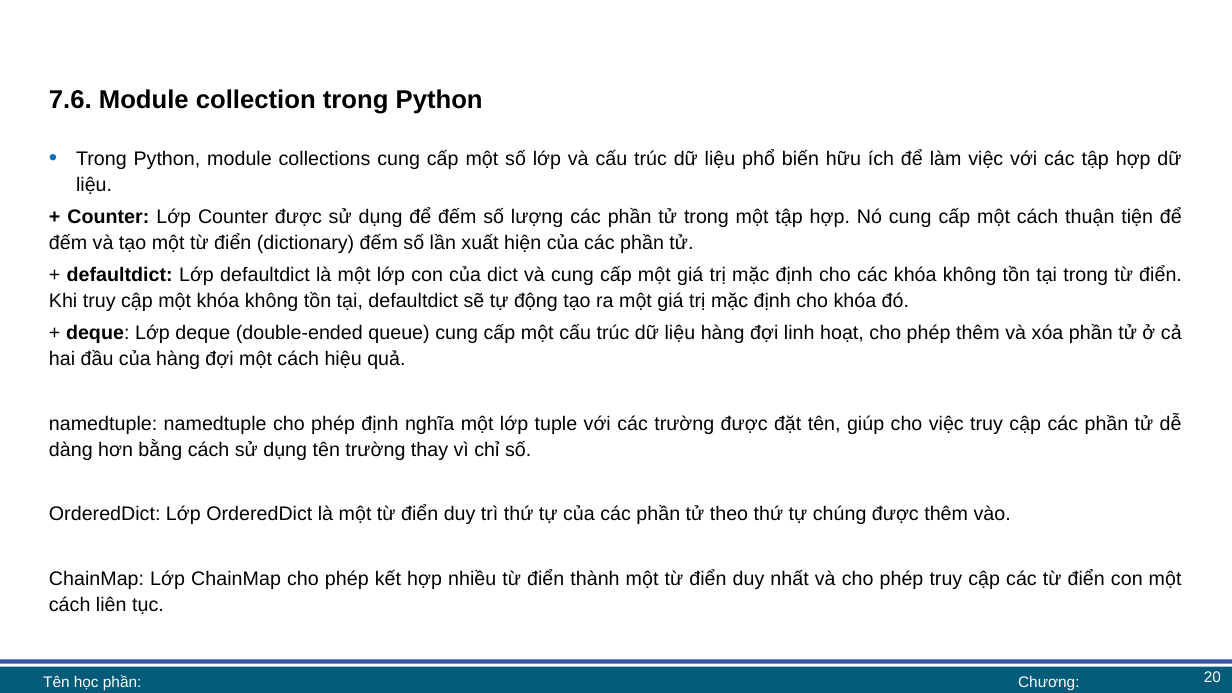
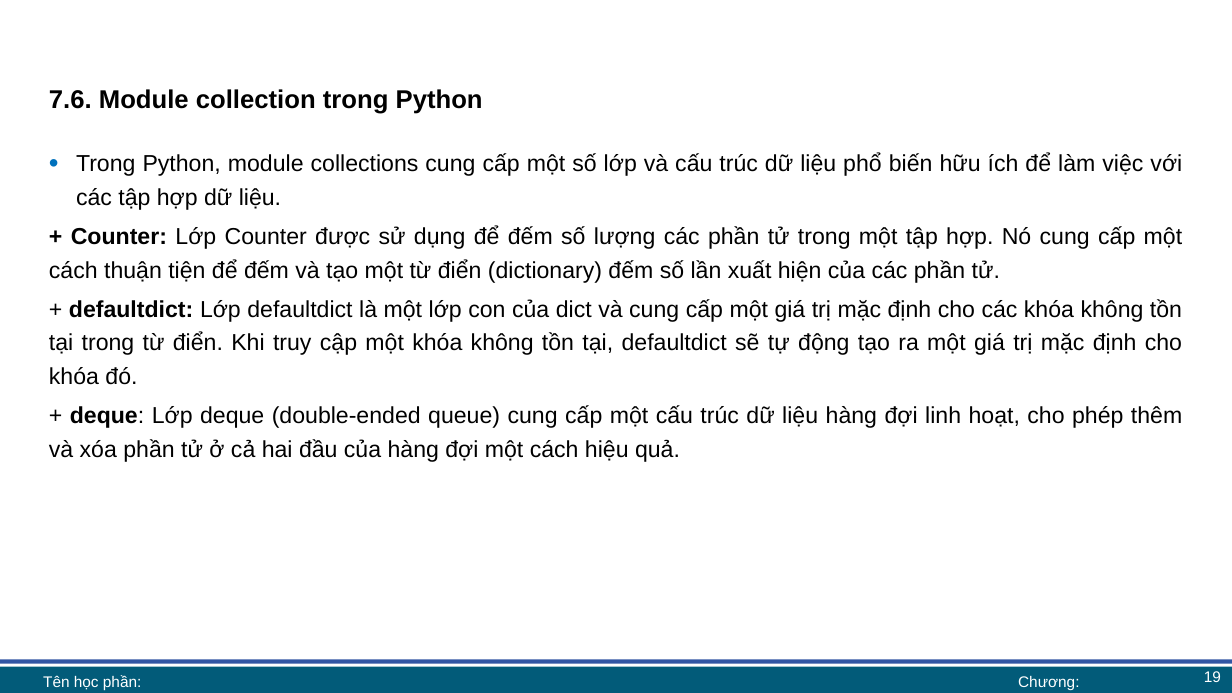
Before and after one commit to lhaaaaa/17A2-Ca-chieu, a slide deck: slide 19 of Lab 6 + 7/Lab 7 bài giảng.pptx (slide 20 before the commit). Drawn at 1232x693 pixels with LibreOffice and Linux fonts; fonts in the diff are those of the drawing; background and template pictures are left out. Boxes give left, top, right and bottom in pixels: in the first picture for what was removed or moved away, otherwise in the second. Text is boxed around its words. In the diff, an @@ line names an element or a change of style, - is before the commit and + after.

```diff
--- a/Lab 6 + 7/Lab 7 bài giảng.pptx
+++ b/Lab 6 + 7/Lab 7 bài giảng.pptx
@@ text "Trong Python, module collections cung ..." at (49,153,1182,462): size 15.3 to 18 pt; line spacing 1.1 to 1.2 @@
@@ text at (49,415,1182,614): paragraphs removed @@
-namedtuple: namedtuple cho phép định nghĩa một lớp tuple với các trường được đặt tên, giúp cho việc truy cập các phần tử dễ dàng hơn bằng cách sử dụng tên trường thay vì chỉ số.
-OrderedDict: Lớp OrderedDict là một từ điển duy trì thứ tự của các phần tử theo thứ tự chúng được thêm vào.
-ChainMap: Lớp ChainMap cho phép kết hợp nhiều từ điển thành một từ điển duy nhất và cho phép truy cập các từ điển con một cách liên tục.
@@ page number at (1204,671,1221,682): text changed @@
-20
+19
```
Also in this commit, not shown: 4 other slides changed, 1 slide removed, 3 other files.
